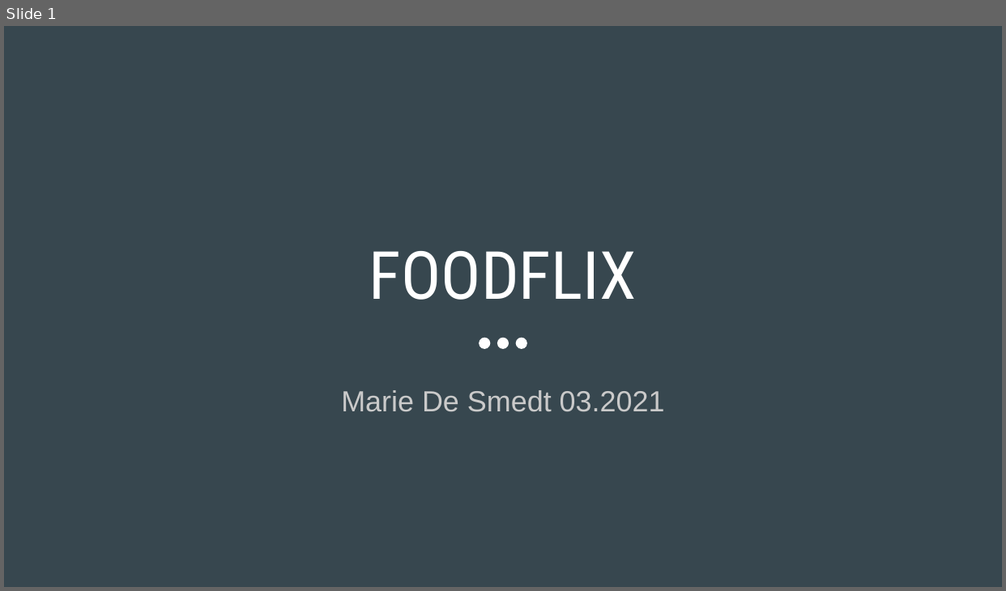
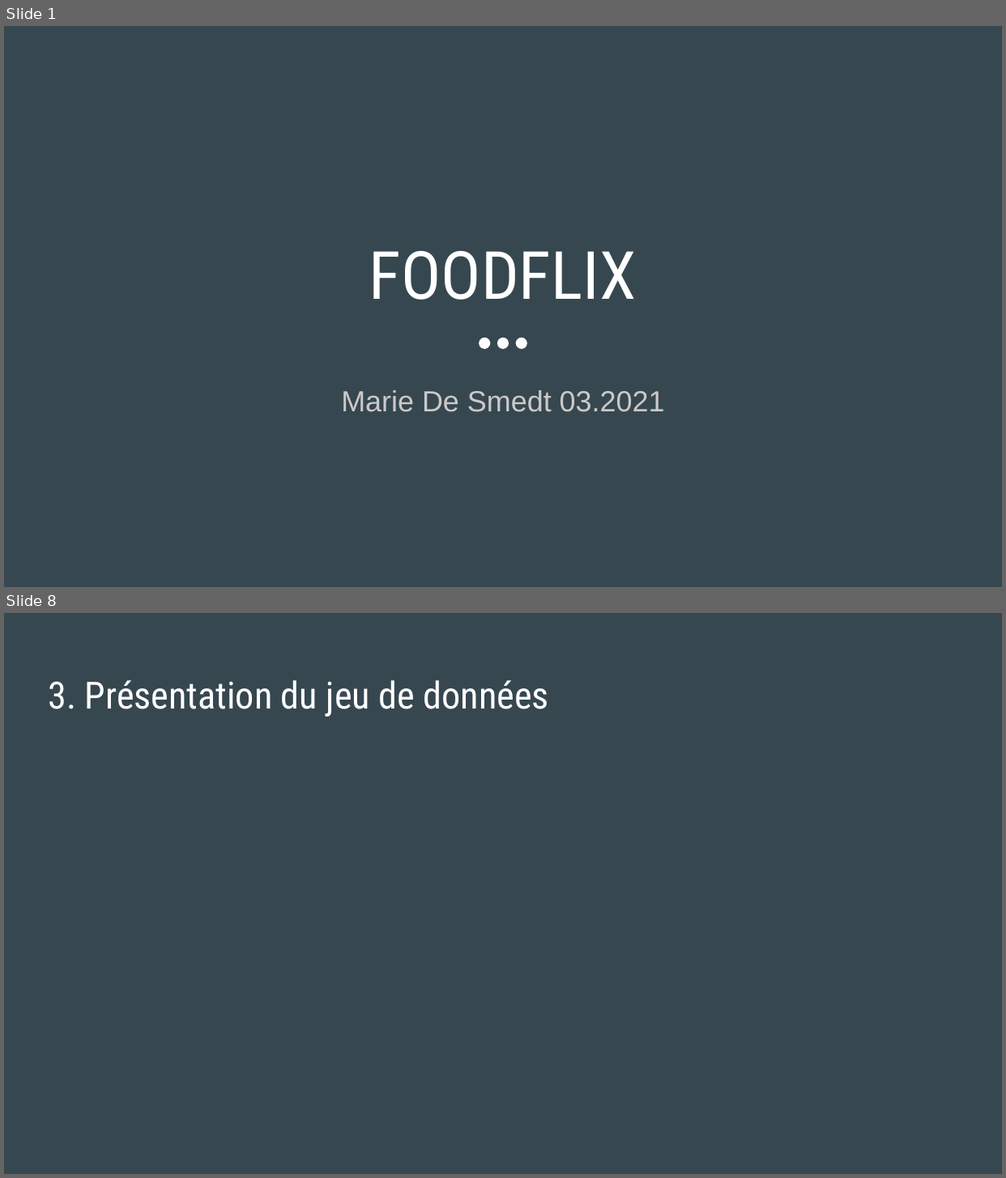
Before and after one commit to MarieDeSmedt/FoodFlix, a slide deck: FOODFLIX.pptx. Shown one above the other, each under a label of ours: slide 1 before the commit, slides 1 and 8 after it; the slides between them are not shown. The pictures are 1006x591 and 1006x1178 pixels, drawn with LibreOffice and Linux fonts; fonts in the diff are those of the drawing. Boxes give left, top, right and bottom in pixels: in the first picture for what was removed or moved away, otherwise in the second. Text is boxed around its words. In the diff, an @@ line names an element or a change of style, - is before the commit and + after.

```diff
--- a/FOODFLIX.pptx
+++ b/FOODFLIX.pptx
@@ slide 8 added at bbox=[4, 613, 1002, 1174], background #37474F @@
@@ title added at bbox=[48, 680, 549, 717], 27 pt, text #FFFFFF @@
+3. Présentation du jeu de données
```
Also in this commit, not shown: 4 slides changed, 5 other slides added, 4 slides removed.
